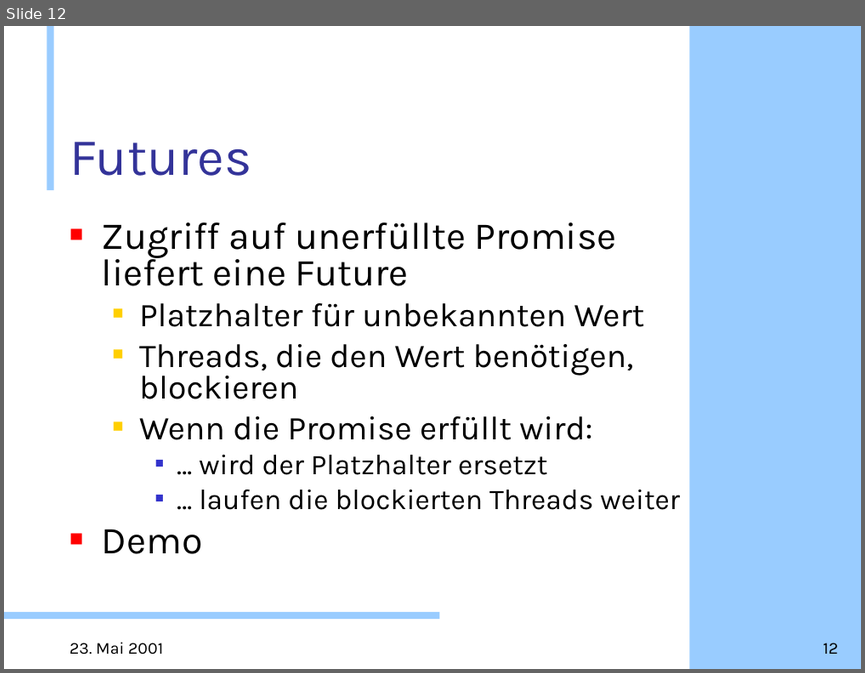
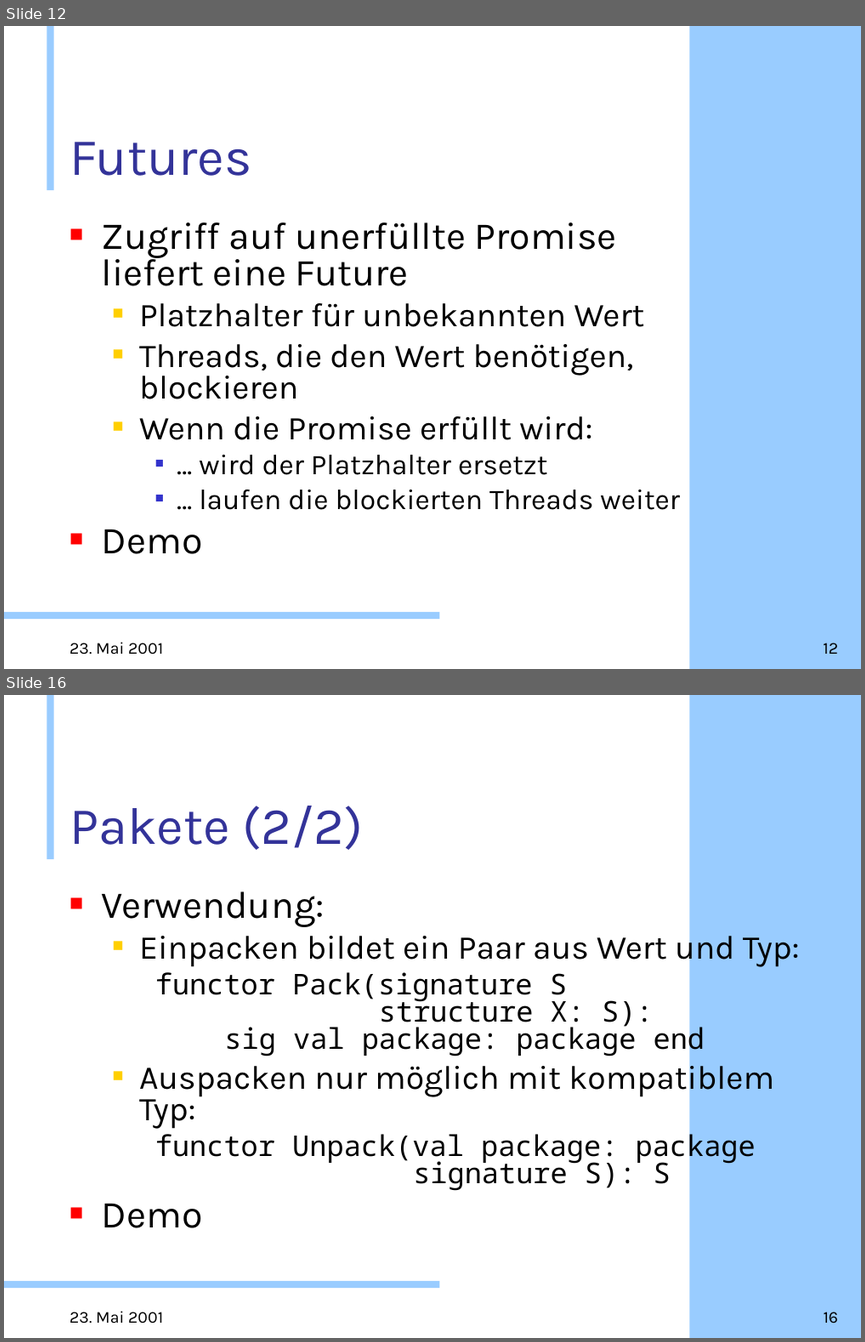
Before and after one commit to doublec/aliceml-abandoned, a slide deck: doc/presentations/Web-Projekt.ppt. Shown one above the other, each under a label of ours: slide 12 before the commit, slides 12 and 16 after it; the slides between them are not shown. The pictures are 865x673 and 865x1342 pixels, drawn with LibreOffice and Linux fonts; fonts in the diff are those of the drawing; background and template pictures are left out. Boxes give left, top, right and bottom in pixels: in the first picture for what was removed or moved away, otherwise in the second. Text is boxed around its words. In the diff, an @@ line names an element or a change of style, - is before the commit and + after.

```diff
--- a/doc/presentations/Web-Projekt.ppt
+++ b/doc/presentations/Web-Projekt.ppt
@@ slide 16 added at box(4, 695, 861, 1338), background #FFFFFF; not listed: 3 template elements that a slide beside it also shows @@
@@ title added at box(69, 805, 364, 850), 44 pt, text #333399 @@
+Pakete (2/2)
@@ text added at box(102, 891, 800, 1228), 24 pt, text #000000 @@
+■ Verwendung:
+  ■ Einpacken bildet ein Paar aus Wert und Typ:
+    functor Pack(signature S
+    structure X: S):
+    sig val package: package end
+  ■ Auspacken nur möglich mit kompatiblem Typ:
+    functor Unpack(val package: package
+    signature S): S
+■ Demo
@@ text added at box(69, 1310, 163, 1323), 14 pt, text #000000 @@
+23. Mai 2001
@@ page number added at box(823, 1311, 839, 1323), 14 pt, text #000000 @@
+16
```
Also in this commit, not shown: 4 slides changed, 1 other slide added.
